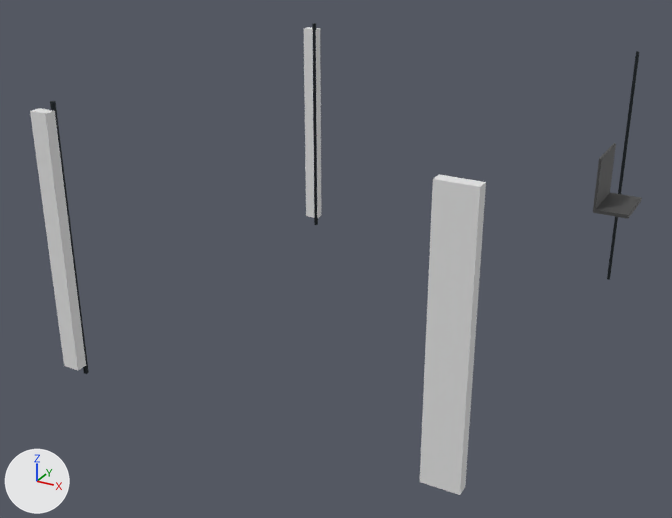
Before and after pictures for a commit that changed the glTF model assets/Exportordner/Fassade.gltf.
One viewpoint serves both versions: a 50 mm lens placed at (30.85, -9.21, 11.05), pointed at (20.24, 10.07, 1.4). Every picture has the same lights, and +X, +Y and +Z are marked at lower left. The first picture is the older version. Where no turn or scale is listed for an object, it has been applied to the vertices.

Names of what the first picture shows: 'Bad.008', 'Cylinder.002', 'Cylinder.005', 'Cylinder.006', 'Vorbau_Balkon.001', 'Vorbau_Balkon.002', 'Vorbau_Balkon.003'.
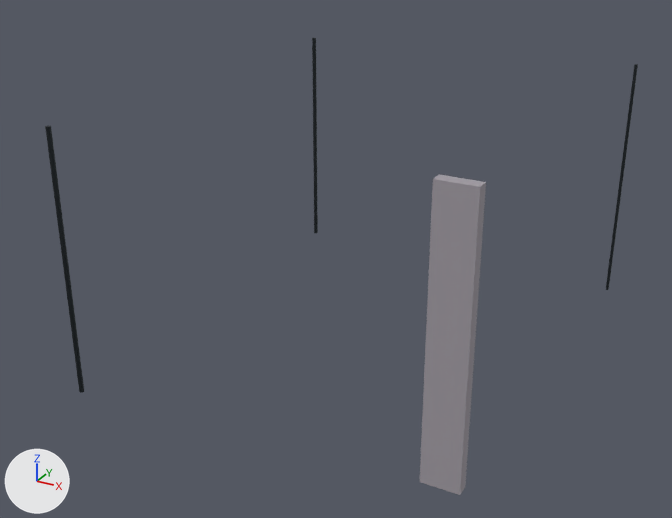
What differs and where, as boxes [x1, y1, x2, y2] in the pictures (672 x 518 px):
'Vorbau_Balkon.001', recoloured (light grey to grey)
    both: [420, 174, 486, 495]
'Vorbau_Balkon.002', deleted
    before: [30, 108, 86, 370]
'Vorbau_Balkon.003', deleted
    before: [304, 27, 321, 218]
'Cylinder.006', moved
    before: [50, 101, 89, 374]
    after: [45, 126, 84, 393]
'Bad.008', deleted
    before: [593, 143, 642, 219]
'Cylinder.002', moved
    before: [607, 51, 639, 280]
    after: [606, 64, 638, 290]
'Cylinder.005', moved
    before: [312, 23, 318, 225]
    after: [312, 38, 318, 233]

The change in detail:
Material 'Beton_Rough' (mat_beton_rough) is new.
Its base color is (0.358, 0.331, 0.369) (grey #a19ca4).
Its roughness is 1.0.
me_cube_229 has 8 vertices, 12 faces and spans x 0.0..0.87, y 0.0..0.28, z 0.0..6.38.
me_cube_229 no longer uses material mat_aussenputz (light grey #e4e4e4).
me_cube_229 gains material mat_beton_rough (grey #a19ca4).
Object 'Vorbau_Balkon.002' (ob_vorbau_balkon_002) is deleted.
Object 'Bad.008' (ob_bad_008) is deleted.
Object 'Cylinder.002' (ob_cylinder_002) moves from (25.75, 17.05, 2.63) to (25.75, 17.05, 2.29).
Object 'Cylinder.005' (ob_cylinder_005) moves from (15.82, 16.69, 2.63) to (15.72, 16.84, 2.2).
Object 'Cylinder.006' (ob_cylinder_006) moves from (15.82, 5.32, 2.63) to (15.86, 5.06, 2.2).
Object 'Vorbau_Balkon.003' (ob_vorbau_balkon_003) is deleted.
